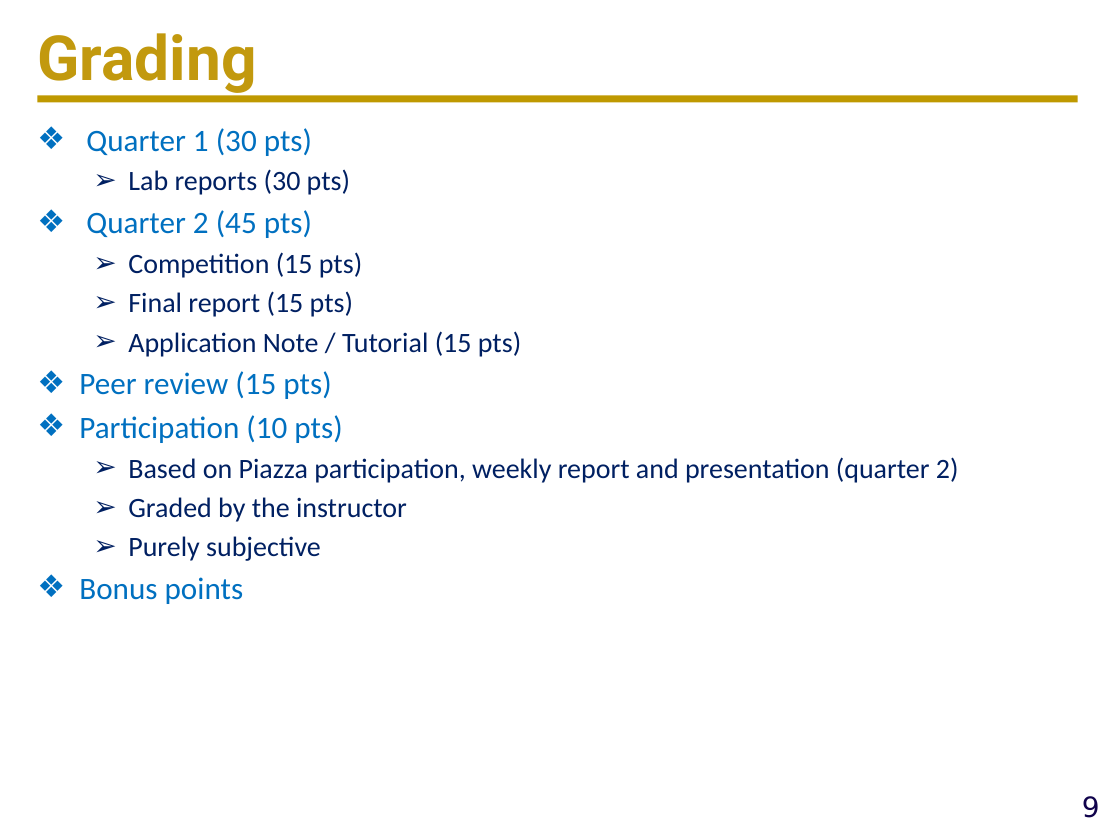
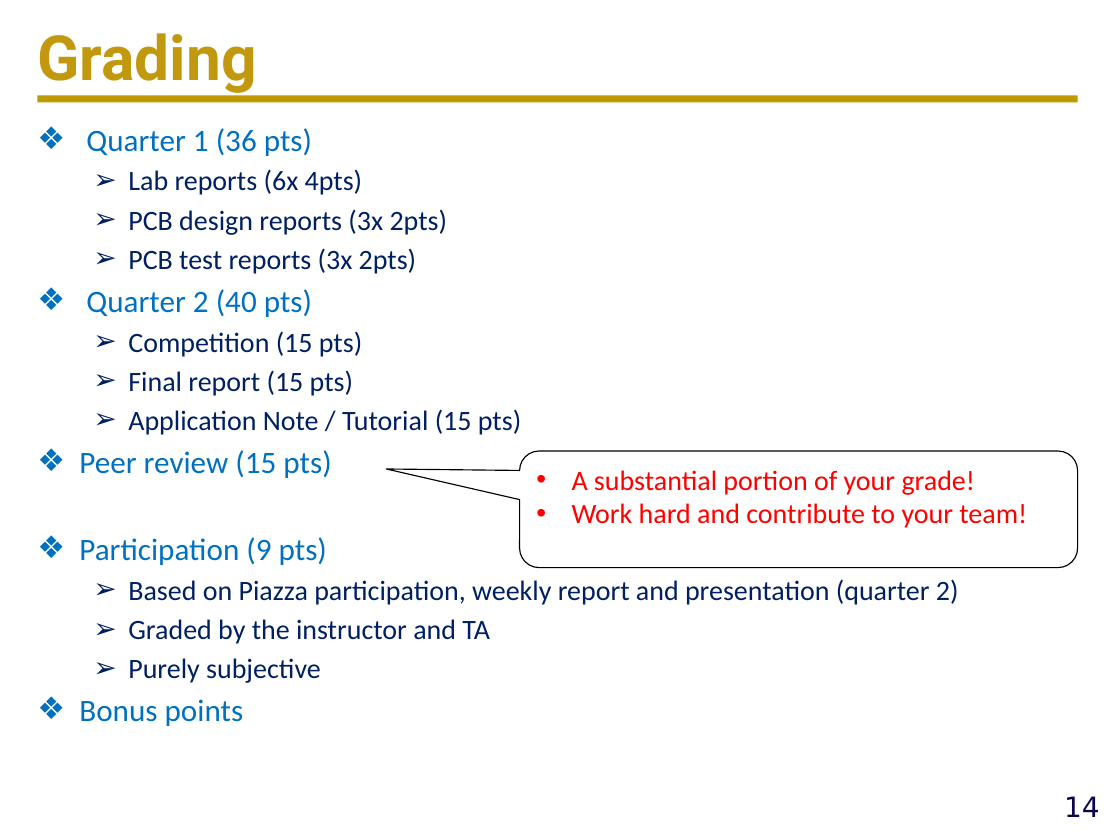
Before and after one commit to ucdart/UCD-EEC134, a slide deck: slide 14 of lectures/lec0/Lec0-CourseMechanisms.pptx (slide 9 before the commit). Drawn at 1120x840 pixels with LibreOffice and Linux fonts; fonts in the diff are those of the drawing; background and template pictures are left out. Boxes give left, top, right and bottom in pixels: in the first picture for what was removed or moved away, otherwise in the second. Text is boxed around its words. In the diff, an @@ line names an element or a change of style, - is before the commit and + after.

```diff
--- a/lectures/lec0/Lec0-CourseMechanisms.pptx
+++ b/lectures/lec0/Lec0-CourseMechanisms.pptx
@@ text at [86,128,448,317]: text changed; size 20 to 18 pt; text colour #0070C0 to #002062 @@
-❖ Quarter 1 (30 pts)
-  ➢ Lab reports (30 pts)
-❖ Quarter 2 (45 pts)
+❖ Quarter 1 (36 pts)
+  ➢ Lab reports (6x 4pts)
+  ➢ PCB design reports (3x 2pts)
+  ➢ PCB test reports (3x 2pts)
+❖ Quarter 2 (40 pts)
@@ rounded speech box added at [520,451,1077,568], fill #FFFFFF, outline #000000 0.75 pt, 18 pt, text #FF0000 @@
+• A substantial portion of your grade!
+• Work hard and contribute to your team!
@@ text at [79,537,327,565]: text changed @@
-❖ Participation (10 pts)
+❖ Participation (9 pts)
@@ text at [128,619,490,644]: text changed @@
-  ➢ Graded by the instructor
+  ➢ Graded by the instructor and TA
@@ page number at [1064,796,1100,817]: text changed @@
-9
+14
```
Also in this commit, not shown: 7 other slides changed, 5 slides added, 4 other files.
